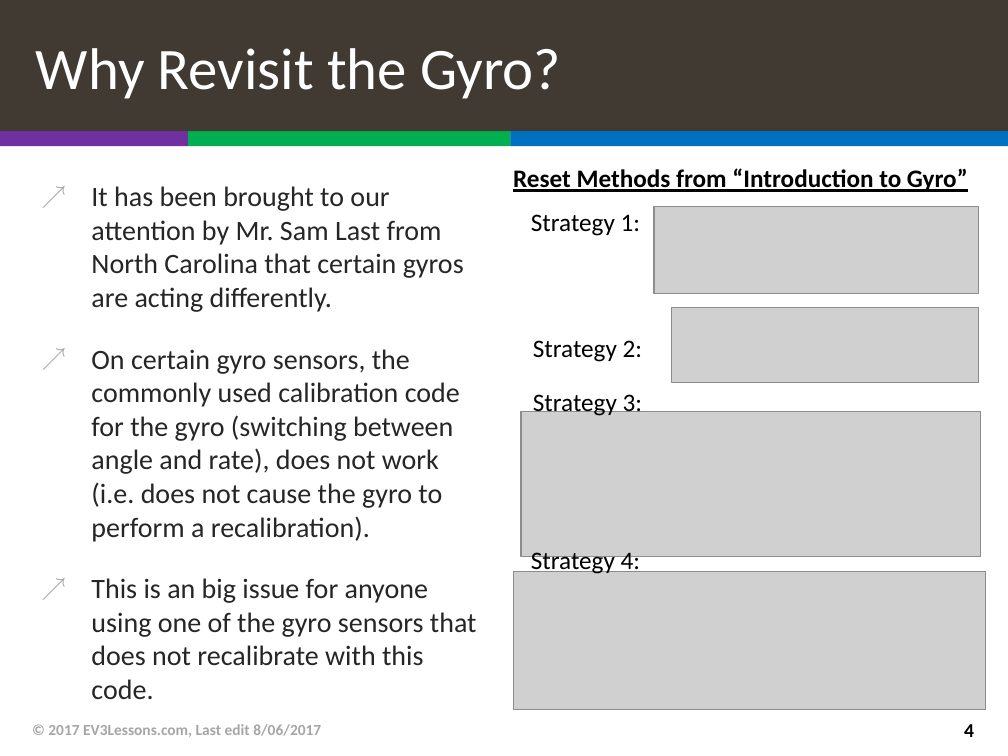
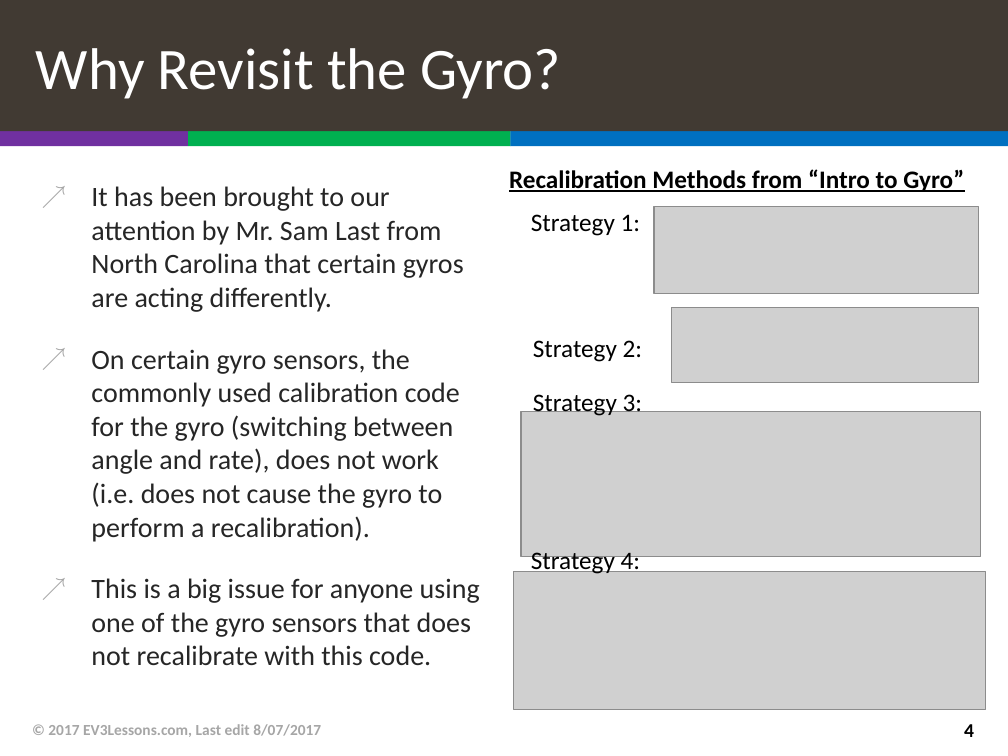
Before and after one commit to TheVinhLuong102/ev3lessons-classic, a slide deck: slide 4 of advanced/GyroRevisited.pptx. Drawn at 1008x756 pixels with LibreOffice and Linux fonts; fonts in the diff are those of the drawing; grey boxes stand for pictures. Boxes give left, top, right and bottom in pixels: in the first picture for what was removed or moved away, otherwise in the second. Text is boxed around its words. In the diff, an @@ line names an element or a change of style, - is before the commit and + after.

```diff
--- a/advanced/GyroRevisited.pptx
+++ b/advanced/GyroRevisited.pptx
@@ text at box(509, 169, 964, 192): text changed @@
-Reset Methods from “Introduction to Gyro”
+Recalibration Methods from “Intro to Gyro”
@@ text at box(91, 578, 480, 665): text changed @@
-↗ This is an big issue for anyone using one of the gyro sensors that does not recalibrate with this code.
+↗ This is a big issue for anyone using one of the gyro sensors that does not recalibrate with this code.
@@ text at box(48, 724, 321, 737): text changed @@
-© 2017 EV3Lessons.com, Last edit 8/06/2017
+© 2017 EV3Lessons.com, Last edit 8/07/2017
```
Also in this commit, not shown: 12 other slides changed, 1 slide added, 46 other files.
